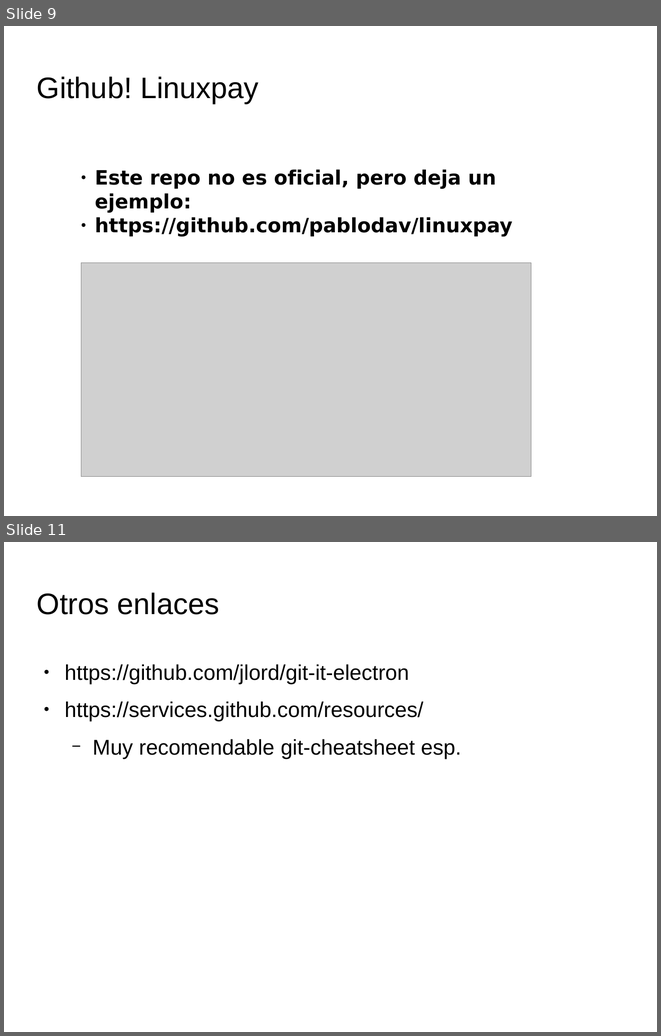
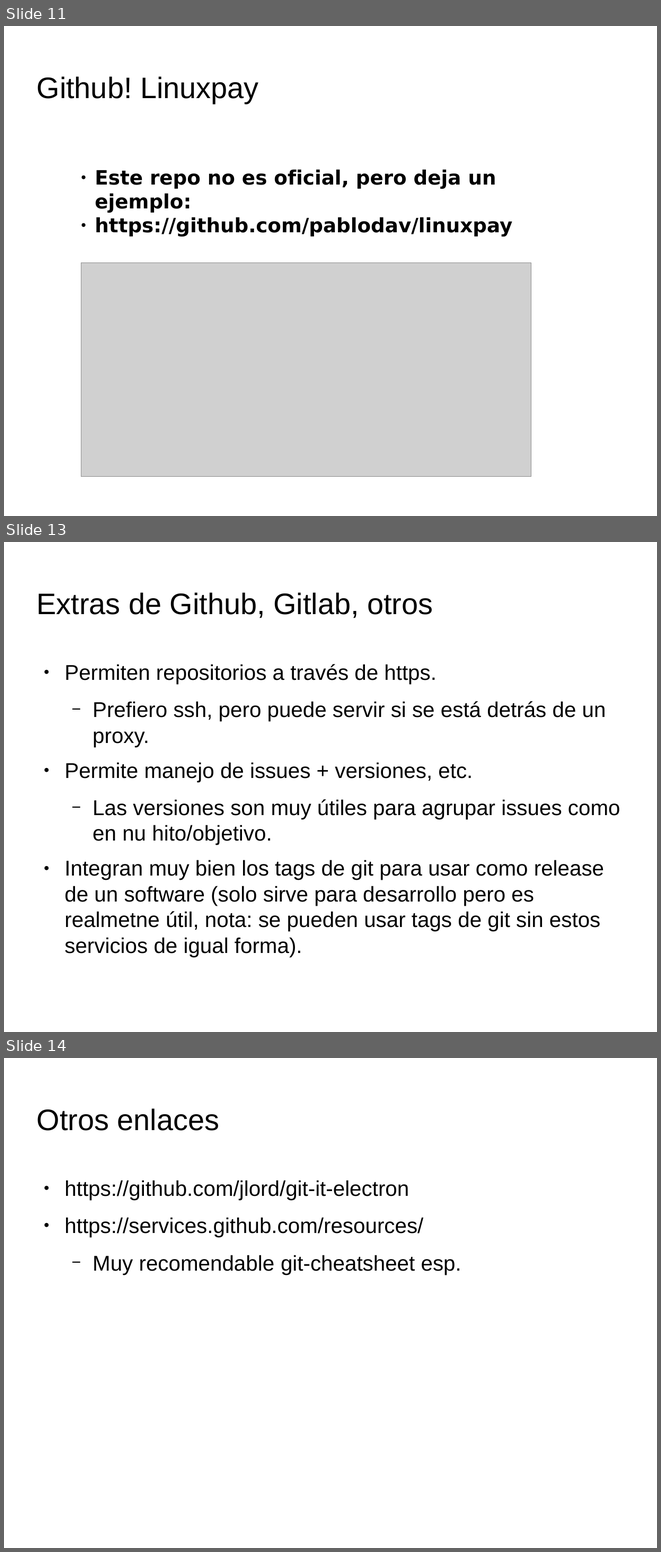
Before and after one commit to pablodav/linuxpay, a slide deck: presentacion_git.odp. Shown one above the other, each under a label of ours: slides 9 and 11 before the commit, slides 11, 13 and 14 after it; the slides between them are not shown. The pictures are 661x1036 and 661x1552 pixels, drawn with LibreOffice and Linux fonts; fonts in the diff are those of the drawing; grey boxes stand for pictures; background and template pictures are left out. Boxes give left, top, right and bottom in pixels: in the first picture for what was removed or moved away, otherwise in the second. Text is boxed around its words. In the diff, an @@ line names an element or a change of style, - is before the commit and + after.

```diff
--- a/presentacion_git.odp
+++ b/presentacion_git.odp
@@ slide 13 added at (4,542,657,1032), background picture (left out) @@
@@ title added at (37,592,433,618), 36 pt, text #000000 @@
+Extras de Github, Gitlab, otros
@@ text added at (64,664,620,953), 26 pt, text #000000 @@
+● Permiten repositorios a través de https.
+  − Prefiero ssh, pero puede servir si se está detrás de un proxy.
+● Permite manejo de issues + versiones, etc.
+  − Las versiones son muy útiles para agrupar issues como en nu hito/objetivo.
+● Integran muy bien los tags de git para usar como release de un software (solo sirve para desarrollo pero es realmetne útil, nota: se pueden usar tags de git sin estos servicios de igual forma).
@@ what was slide 9 is now slide 11 @@
@@ what was slide 11 is now slide 14 @@
```
Also in this commit, not shown: 4 slides changed, 2 other slides added, 1 other file.
